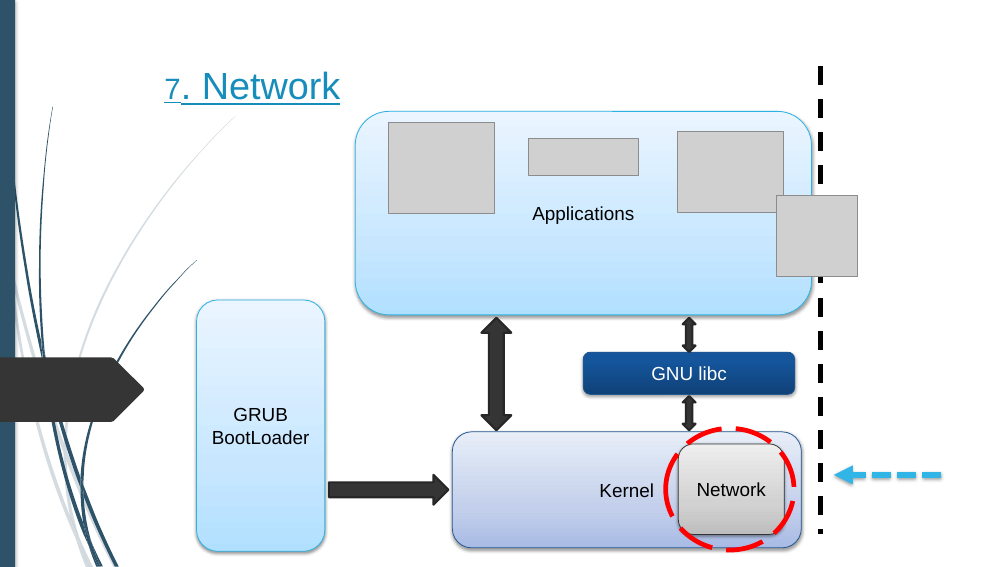
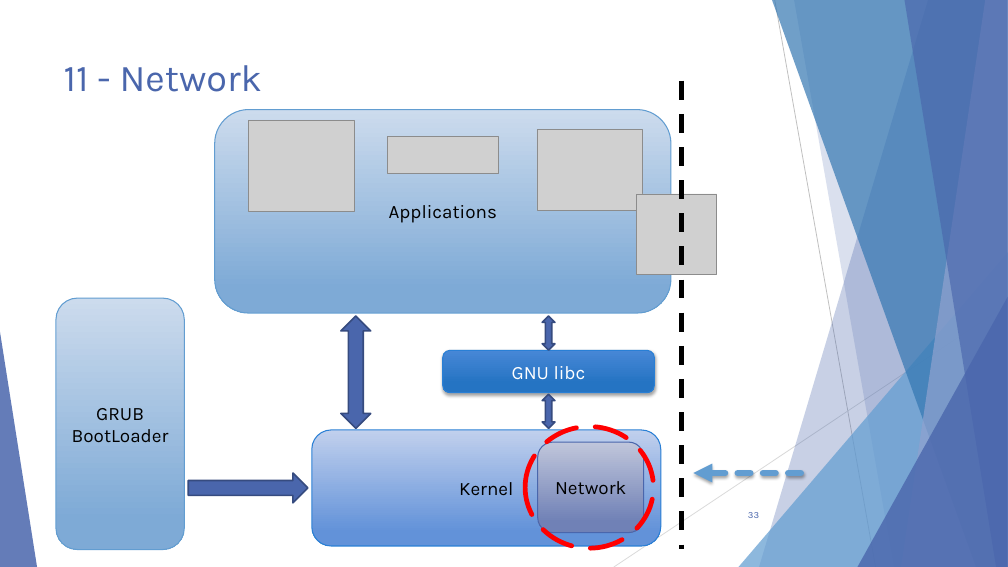
Before and after one commit to alexandreAubois/Secu_linux, a slide deck: slide 33 of Projet-Linux.pptx (slide 19 before the commit). Drawn at 1008x567 pixels with LibreOffice and Linux fonts; fonts in the diff are those of the drawing; grey boxes stand for pictures; background and template pictures are left out. Boxes give left, top, right and bottom in pixels: in the first picture for what was removed or moved away, otherwise in the second. Text is boxed around its words. In the diff, an @@ line names an element or a change of style, - is before the commit and + after.

```diff
--- a/Projet-Linux.pptx
+++ b/Projet-Linux.pptx
@@ rectangle removed at [0, 0, 15, 567] @@
@@ title added at [64, 65, 262, 92], 36 pt, text #4A66AC @@
+11 - Network
@@ text removed at [164, 71, 341, 105] @@
-7. Network
@@ line moved from (821, 66) - (821, 535) to (682, 81) - (682, 550) @@
@@ rounded rectangle "Applications" at [215, 110, 671, 313]: font Arial to Karla; fill gradient #B2E0FF to #C9E8FF to #EAF6FF to gradient #CDDCED to #7FAAD6; outline #2BB2E5 0.75 pt to #629DD1 1 pt; shadow off @@
@@ picture: place and size @@
-picture at [678, 132, 783, 212]
+picture at [537, 129, 643, 210]
@@ rounded rectangle "GRUB" at [56, 298, 185, 550]: font Arial to Karla; fill gradient #B2E0FF to #C9E8FF to #EAF6FF to gradient #CDDCED to #7FAAD6; outline #2BB2E5 0.75 pt to #629DD1 1 pt; shadow off @@
@@ freeform shape removed at [0, 358, 144, 422] @@
@@ group added at [0, 0, 1008, 567]: 5 freeform shapes, 3 triangles, 2 lines @@
@@ rounded rectangle "GNU libc" at [443, 351, 655, 393]: font Arial to Karla; fill gradient #104278 to #15569C to #13569F to gradient #4887D7 to #2674C3; outline #235790 0.75 pt to #297FD5 1 pt; shadow changed @@
@@ 5 rounded rectangles, 3 pictures, 3 up down arrows, 1 right arrow, 1 arrow: place and size @@
-5 rounded rectangles, 3 pictures, 3 up down arrows, 1 right arrow, 1 arrow at [197, 111, 941, 552]
+5 rounded rectangles, 3 pictures, 3 up down arrows, 1 right arrow, 1 arrow at [56, 110, 801, 550]
@@ fill #353535 to #4A66AC; outline #272727 2 pt to #374B7F 1.5 pt in 4 elements at [188, 473, 308, 504], [542, 316, 555, 350], [341, 316, 371, 429], [542, 394, 555, 428] @@
@@ rounded rectangle "Kernel" at [312, 430, 661, 546]: font Arial to Karla; fill gradient #AABCE5 to #C4D0EC to #E8EDF8 to gradient #C2D1EE to #6393DA; outline #235790 0.75 pt to #297FD5 1 pt; shadow off @@
@@ ellipse: place and size @@
-ellipse at [666, 429, 795, 551]
+ellipse at [526, 426, 654, 548]
@@ rounded rectangle "Network" at [538, 442, 644, 533]: font Arial to Karla; fill gradient #BFBFBF to #D2D2D2 to #EEEEEE to gradient #C1C6DC to #7181B7; outline #343434 0.75 pt to #4A66AC 1 pt; shadow off @@
@@ arrow (801, 473) - (693, 473): stroke #31B4E6 6 pt dashed to #629DD1 6 pt dashed @@
@@ group removed at [0, 116, 236, 567]: 10 freeform shapes @@
@@ group removed at [2, 0, 197, 567]: 12 freeform shapes @@
@@ page number added at [748, 512, 759, 518], 9 pt, text #4A66AC @@
+33
```
Also in this commit, not shown: 27 other slides changed, 13 slides added, 5 slides removed.
